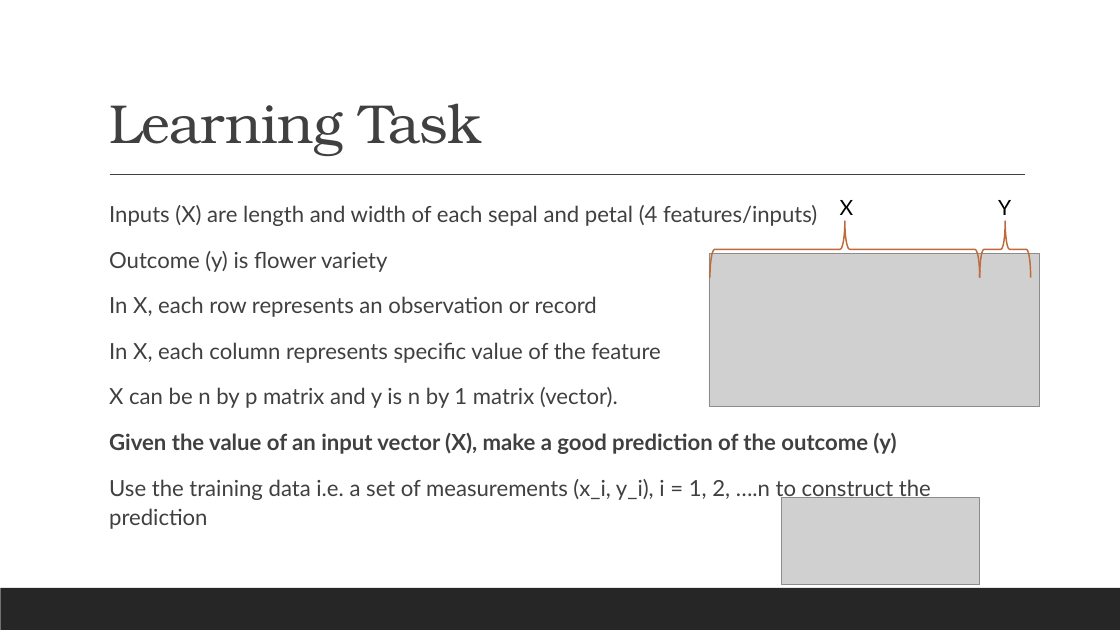
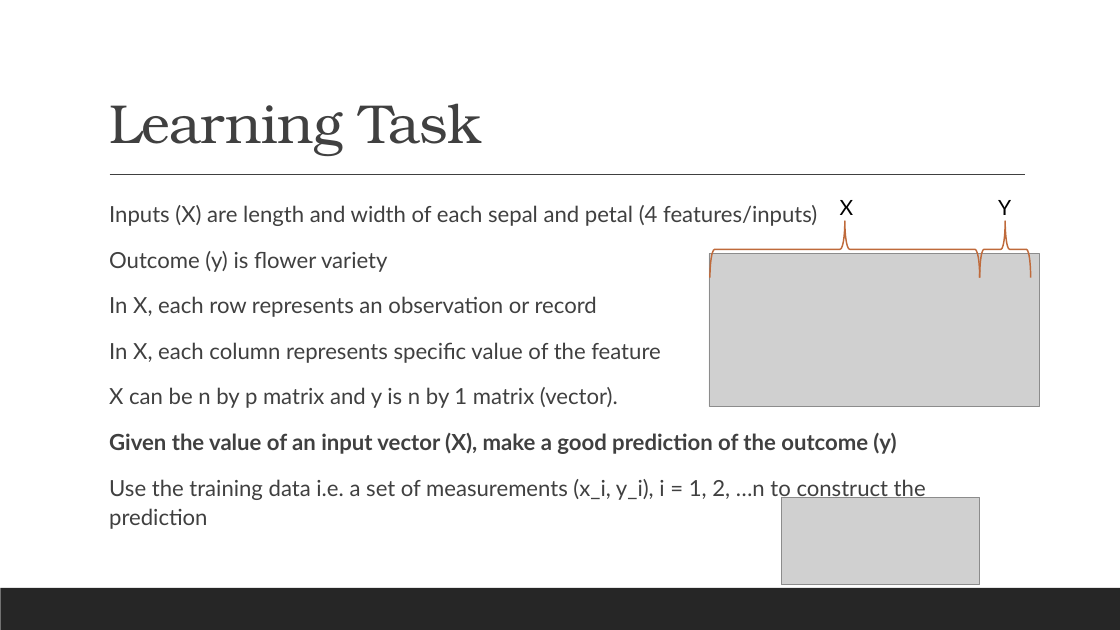
Before and after one commit to ashvani/learning-isl, a slide deck: slide 6 of 01-intro_to_statistical_learning_theory.pptx. Drawn at 1120x630 pixels with LibreOffice and Linux fonts; fonts in the diff are those of the drawing; grey boxes stand for pictures. Boxes give left, top, right and bottom in pixels: in the first picture for what was removed or moved away, otherwise in the second. Text is boxed around its words. In the diff, an @@ line names an element or a change of style, - is before the commit and + after.

```diff
--- a/01-intro_to_statistical_learning_theory.pptx
+++ b/01-intro_to_statistical_learning_theory.pptx
@@ text at (109,479,926,529): text changed @@
-  Use the training data i.e. a set of measurements (x_i, y_i), i = 1, 2, ….n to construct the prediction
+  Use the training data i.e. a set of measurements (x_i, y_i), i = 1, 2, …n to construct the prediction
```
Also in this commit, not shown: 1 other slide changed, 8 other files.
